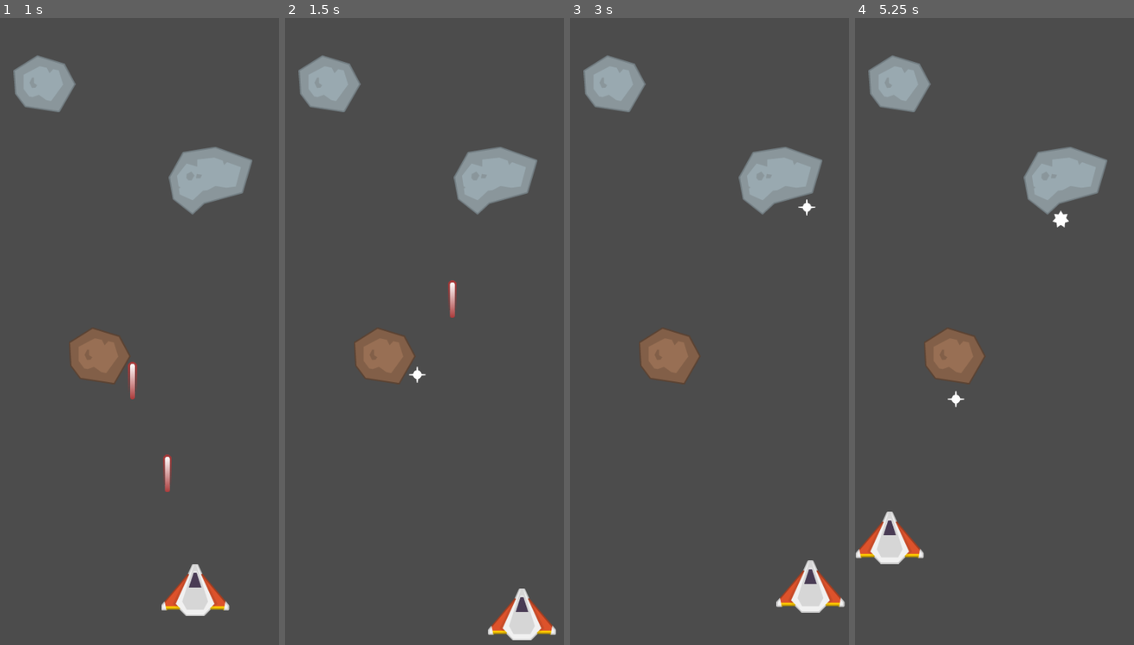
Above: before the commit, frames 1-4 (left to right).
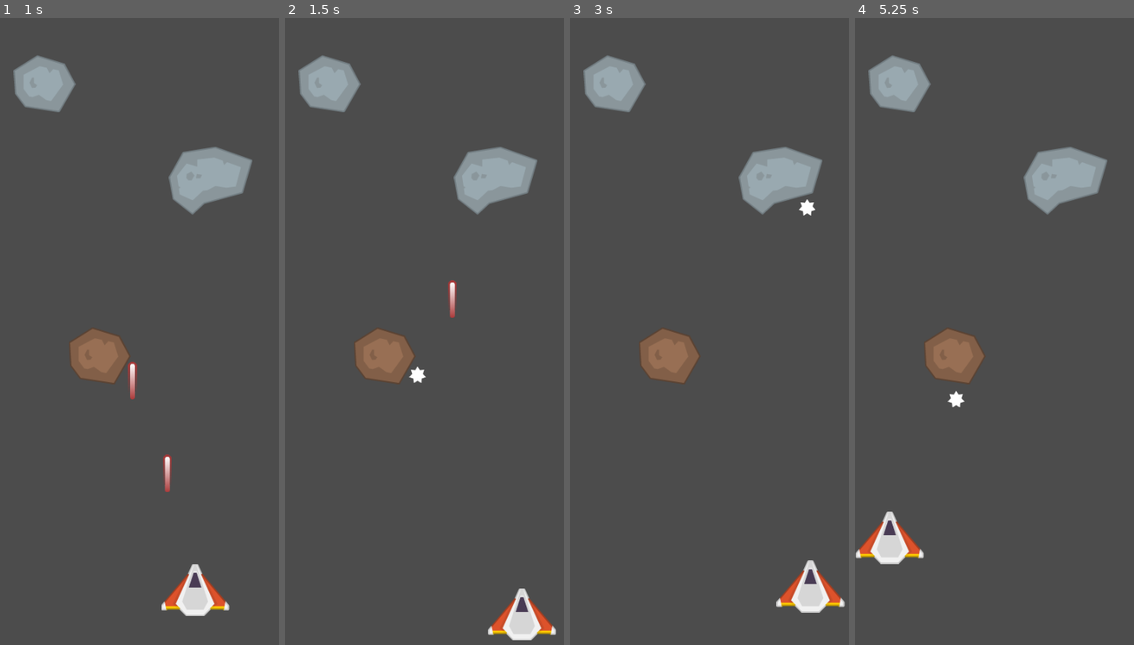
Above: after the commit, the same moments.

Repository: filipenadai/spacheship-game
Game: Godot game, scene res://scenes/Level_One.tscn
Two runs of this game, one before a commit and one after it. Both use one fixed random seed, a clock stepped at 60 frames per second and the inputs below.
Inputs:
- Up to frame 1 (1 s): tap Enter (ui_accept) at 0.5, 0.77 s; hold Right (ui_right) from 0.53 s (still down)
- Up to frame 2 (1.5 s): release Right (ui_right) at 1.28 s; hold Down (ui_down) from 1.28 s (still down)
- Up to frame 3 (3 s): tap Enter (ui_accept) at 1.52 s; release Down (ui_down) at 2.03 s; hold Right (ui_right) 2.03-2.78 s; hold Up (ui_up) from 2.78 s (still down)
- Up to frame 4 (5.25 s): tap Enter (ui_accept) at 3.02, 3.77, 4.52 s; release Up (ui_up) at 3.53 s; hold Left (ui_left) 3.53-5.03 s; hold Down (ui_down) from 5.03 s (still down)

Frame 1 is identical in both runs. In frame 2, less than 0.1% of the frame differs, in the area x 44-51%, y 55-59%; in frame 3, less than 0.1%; in frame 4, 0.2%, in the area x 33-77%, y 30-63%.

Commit message:
fix issue in key frame

Diff:
--- a/scenes/LaserExplosion.tscn
+++ b/scenes/LaserExplosion.tscn
@@ -14,7 +14,7 @@
 tracks/0/imported = false
 tracks/0/enabled = true
 tracks/0/keys = {
-"times": PoolRealArray( 0, 0.3, 0.6 ),
+"times": PoolRealArray( 0, 0.2, 0.4 ),
 "transitions": PoolRealArray( 1, 1, 1 ),
 "update": 1,
 "values": [ ExtResource( 1 ), ExtResource( 3 ), ExtResource( 2 ) ]
@@ -26,7 +26,7 @@
 tracks/1/imported = false
 tracks/1/enabled = true
 tracks/1/keys = {
-"times": PoolRealArray( 0.9 ),
+"times": PoolRealArray( 0.6 ),
 "transitions": PoolRealArray( 1 ),
 "values": [ {
 "args": [  ],
--- a/scenes/MeteorExplosion.tscn
+++ b/scenes/MeteorExplosion.tscn
@@ -96,7 +96,7 @@
 "times": PoolRealArray( 0 ),
 "transitions": PoolRealArray( 1 ),
 "update": 1,
-"values": [ false ]
+"values": [ true ]
 }
 
 [node name="MeteorExplosion" type="Node2D"]
